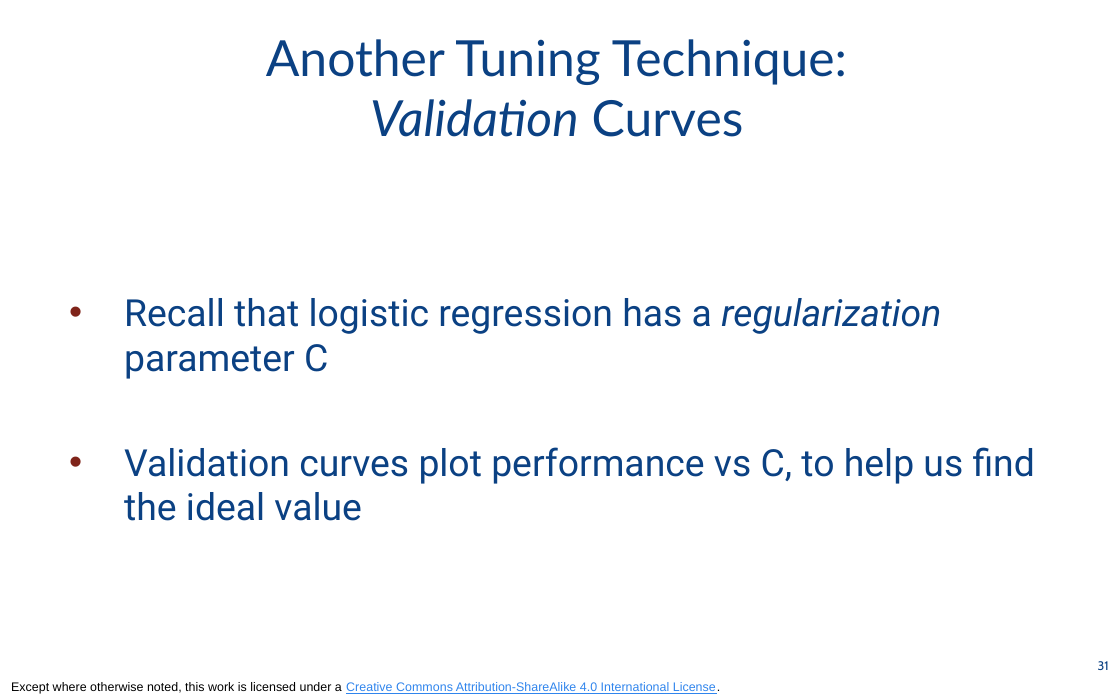
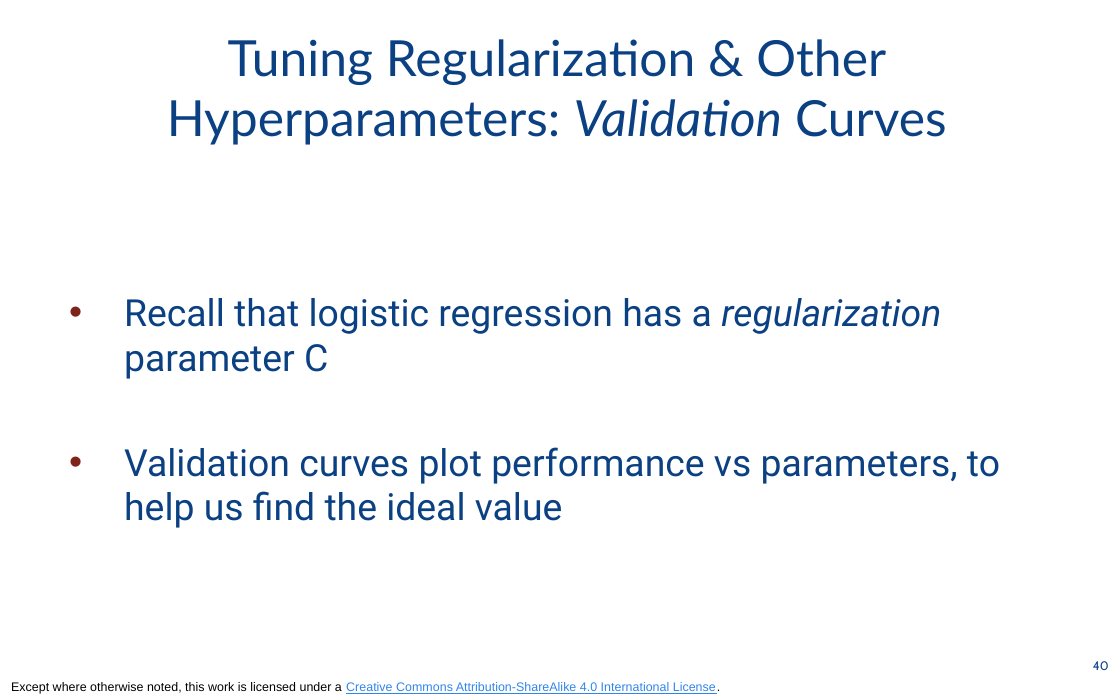
Before and after one commit to odpi/OpenDS4All, a slide deck: slide 40 of opends4all-resources/opends4all-model-assessment/TRAINING-ROBUST-MODELS-hyperparameters-tuning-validation.pptx (slide 31 before the commit). Drawn at 1120x700 pixels with LibreOffice and Linux fonts; fonts in the diff are those of the drawing. Boxes give left, top, right and bottom in pixels: in the first picture for what was removed or moved away, otherwise in the second. Text is boxed around its words. In the diff, an @@ line names an element or a change of style, - is before the commit and + after.

Commit message:
Updated validation slides to correct some typos, add knn imputation

```diff
--- a/opends4all-resources/opends4all-model-assessment/TRAINING-ROBUST-MODELS-hyperparameters-tuning-validation.pptx
+++ b/opends4all-resources/opends4all-model-assessment/TRAINING-ROBUST-MODELS-hyperparameters-tuning-validation.pptx
@@ title at (167,39,947,145): text changed @@
-Another Tuning Technique:
-Validation Curves
+Tuning Regularization & Other Hyperparameters: Validation Curves
@@ text at (124,447,1000,528): text changed @@
-• Validation curves plot performance vs C, to help us find the ideal value
+• Validation curves plot performance vs parameters, to help us find the ideal value
@@ page number at (1093,661,1109,670): text changed @@
-31
+40
```
Also in this commit, not shown: 6 other slides changed, 11 slides added, 1 slide removed.
